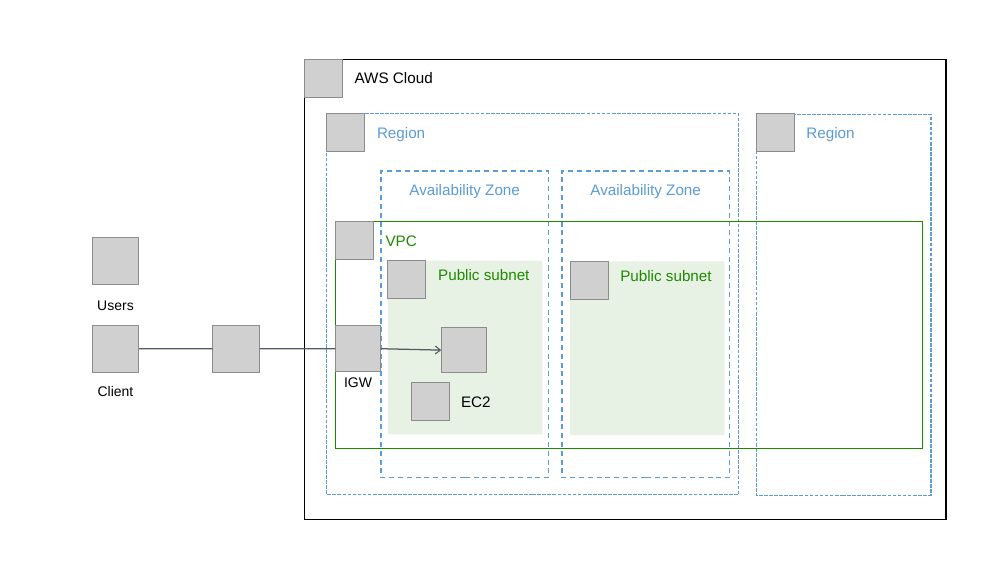
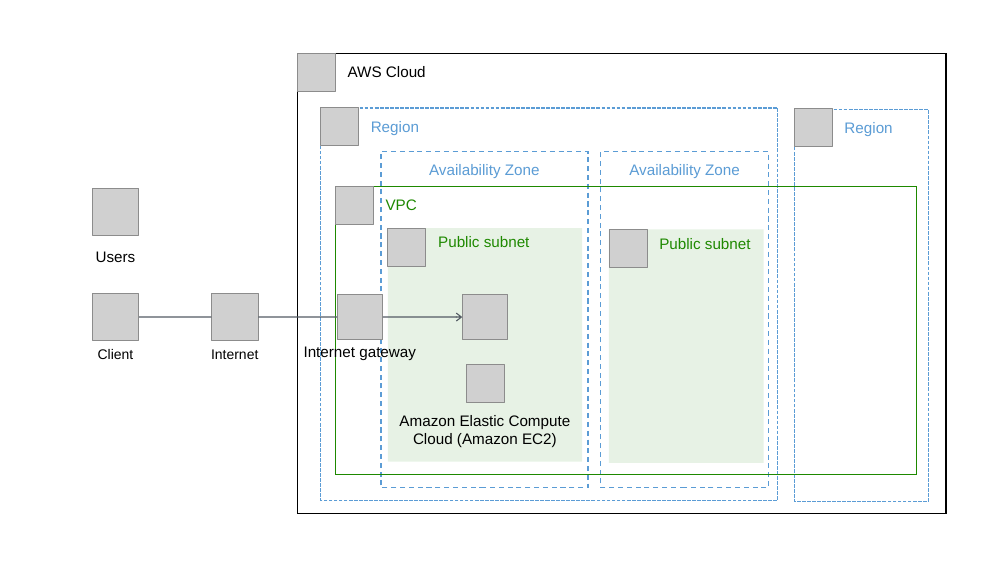
Before and after one commit to ichigo-1125/knowledge, a slide deck: slide 1 of assets/AWS.odp. Drawn at 1008x567 pixels with LibreOffice and Linux fonts; fonts in the diff are those of the drawing; grey boxes stand for pictures. Boxes give left, top, right and bottom in pixels: in the first picture for what was removed or moved away, otherwise in the second. Text is boxed around its words. In the diff, an @@ line names an element or a change of style, - is before the commit and + after.

```diff
--- a/assets/AWS.odp
+++ b/assets/AWS.odp
@@ rectangle "AWS Cloud": place and size @@
-rectangle "AWS Cloud" at (305, 59, 947, 520)
+rectangle "AWS Cloud" at (297, 53, 946, 514)
@@ picture: place and size @@
-picture at (305, 59, 343, 98)
+picture at (297, 53, 336, 91)
@@ picture: place and size @@
-picture at (327, 113, 365, 152)
+picture at (321, 107, 359, 145)
@@ rectangle "Region": place and size @@
-rectangle "Region" at (327, 113, 739, 494)
+rectangle "Region" at (321, 108, 778, 500)
@@ picture: place and size @@
-picture at (756, 113, 795, 152)
+picture at (795, 109, 833, 147)
@@ rectangle "Region": place and size @@
-rectangle "Region" at (756, 114, 931, 495)
+rectangle "Region" at (795, 109, 929, 501)
@@ rectangle "Availability Zone": place and size @@
-rectangle "Availability Zone" at (381, 171, 549, 478)
+rectangle "Availability Zone" at (381, 152, 588, 488)
@@ rectangle "Availability Zone": place and size @@
-rectangle "Availability Zone" at (563, 171, 730, 478)
+rectangle "Availability Zone" at (601, 152, 768, 488)
@@ picture: place and size @@
-picture at (92, 238, 139, 284)
+picture at (92, 188, 139, 235)
@@ rectangle "VPC": place and size @@
-rectangle "VPC" at (336, 221, 923, 448)
+rectangle "VPC" at (336, 187, 917, 475)
@@ picture: place and size @@
-picture at (336, 222, 374, 261)
+picture at (336, 187, 374, 225)
@@ rectangle "Public subnet": place and size @@
-rectangle "Public subnet" at (388, 261, 542, 434)
+rectangle "Public subnet" at (388, 229, 583, 462)
@@ rectangle "Public subnet": place and size @@
-rectangle "Public subnet" at (570, 262, 724, 435)
+rectangle "Public subnet" at (609, 230, 764, 463)
@@ picture: place and size @@
-picture at (570, 262, 608, 300)
+picture at (609, 230, 648, 268)
@@ text "Users": place and size @@
-text "Users" at (97, 300, 134, 310)
+text "Users" at (96, 251, 136, 262)
@@ text "Users" at (96, 251, 136, 262): size 11 to 12 pt @@
@@ picture: place and size @@
-picture at (442, 327, 488, 373)
+picture at (463, 295, 509, 340)
@@ 4 pictures, 1 line: place and size @@
-4 pictures, 1 line at (92, 261, 426, 372)
+4 pictures, 1 line at (92, 229, 426, 340)
@@ line moved from (260, 349) - (336, 349) to (258, 317) - (338, 317) @@
@@ arrow moved from (381, 349) - (442, 350) to (383, 317) - (463, 317) @@
@@ text "Client": place and size @@
-text "Client" at (98, 386, 134, 396)
+text "Client" at (98, 349, 134, 359)
@@ text added at (211, 349, 258, 359), 11 pt, text #000000 @@
+Internet
@@ text added at (304, 344, 416, 360), 12 pt, text #000000 @@
+Internet gateway
@@ text removed at (344, 377, 372, 387) @@
-IGW
@@ picture: place and size @@
-picture at (412, 382, 450, 421)
+picture at (466, 365, 505, 403)
@@ text added at (399, 415, 571, 447), 12 pt, text #000000 @@
+Amazon Elastic Compute
+Cloud (Amazon EC2)
@@ text removed at (461, 396, 491, 407) @@
-EC2
```
Also in this commit, not shown: 2 other slides changed, 3 slides added, 10 other files.
